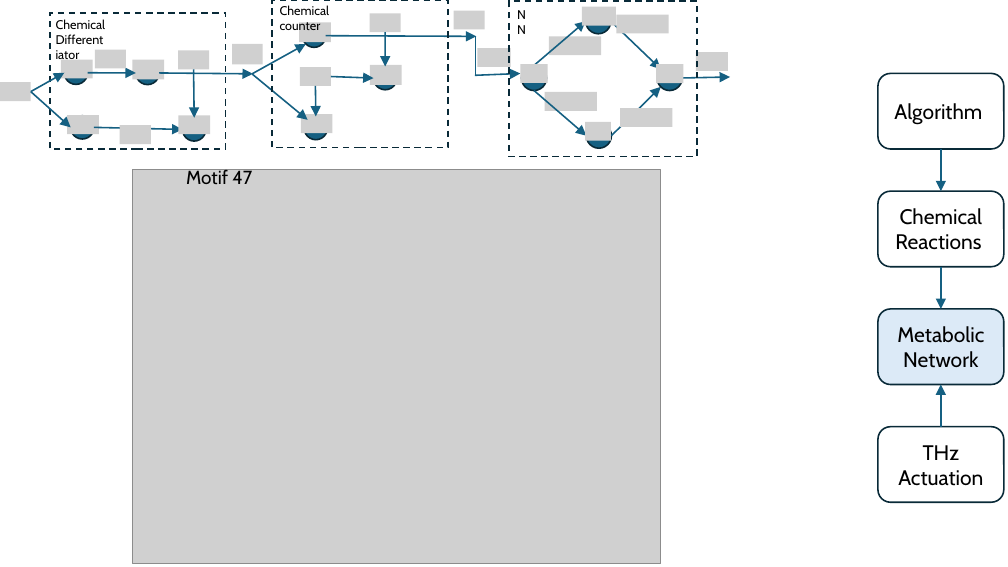
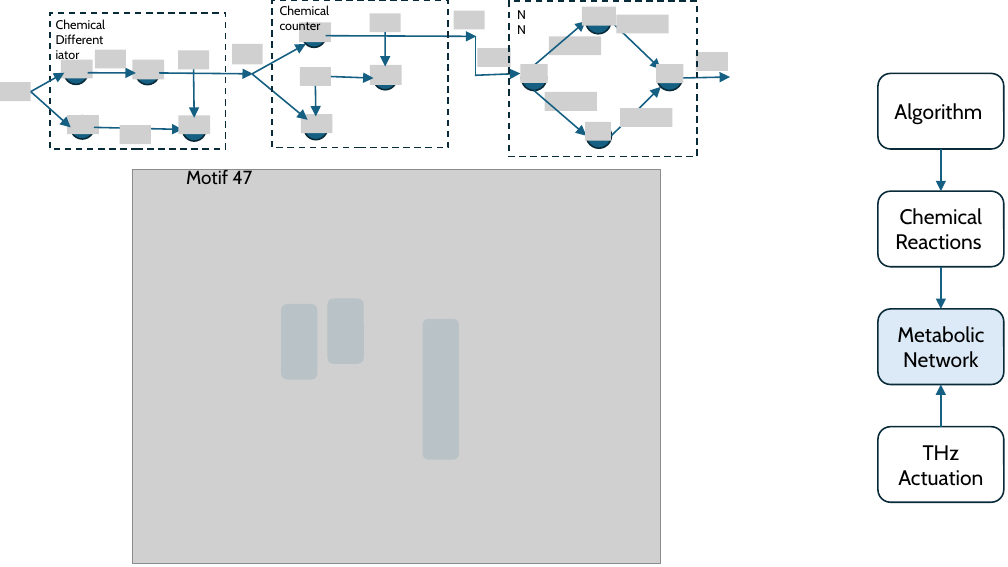
Before and after one commit to tkn-tub/bioelectrodynamics, a slide deck: slide 33 of slides/slides.pptx. Drawn at 1008x567 pixels with LibreOffice and Linux fonts; fonts in the diff are those of the drawing; grey boxes stand for pictures. Boxes give left, top, right and bottom in pixels: in the first picture for what was removed or moved away, otherwise in the second. Text is boxed around its words. In the diff, an @@ line names an element or a change of style, - is before the commit and + after.

```diff
--- a/slides/slides.pptx
+++ b/slides/slides.pptx
@@ rounded rectangle added at [327, 299, 364, 364], fill #156082 at 12% opacity @@
@@ rounded rectangle added at [281, 304, 318, 380], fill #156082 at 12% opacity @@
@@ rounded rectangle added at [423, 319, 459, 460], fill #156082 at 12% opacity @@
```
Also in this commit, not shown: 7 other files.
